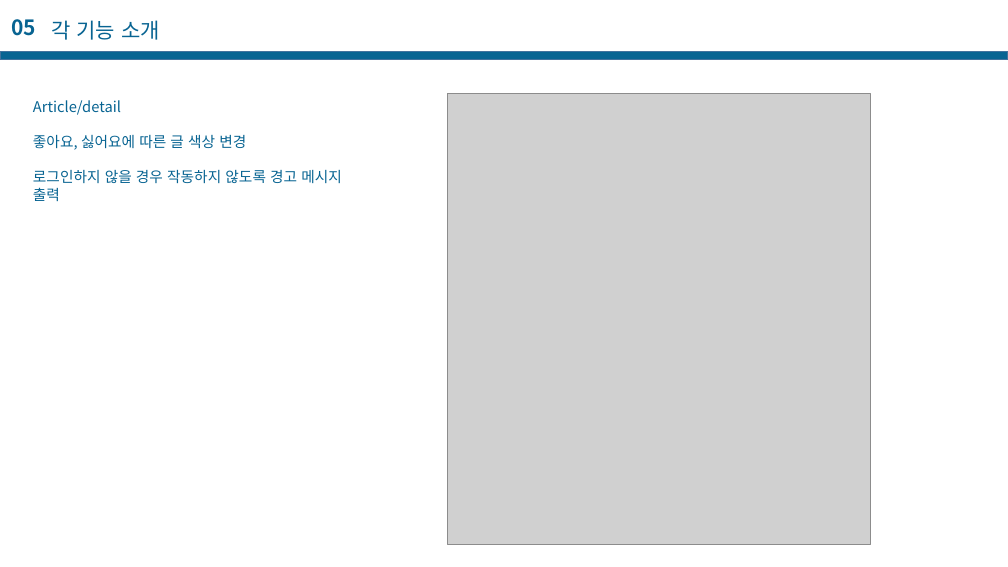
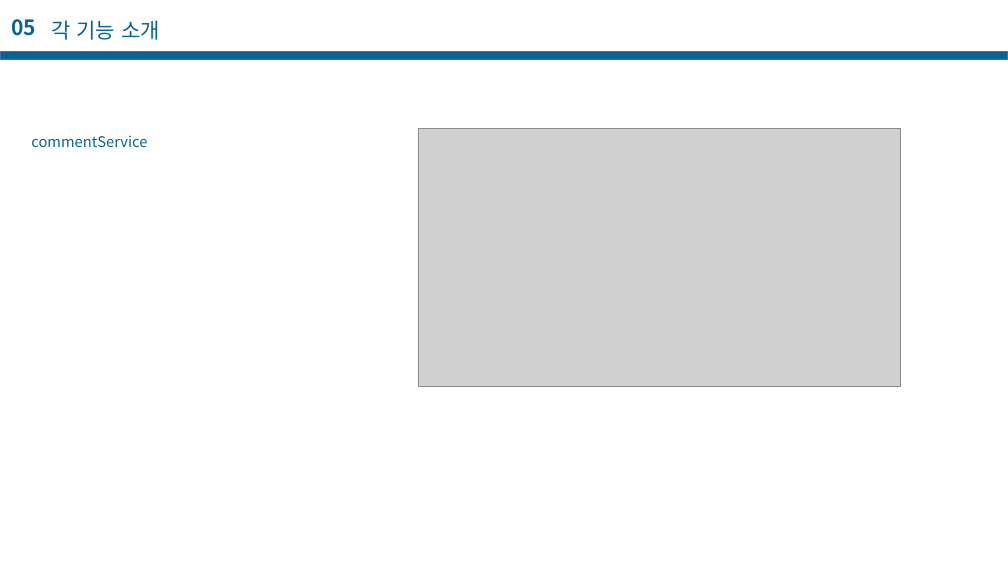
Before and after one commit to casatoo/EducationManager, a slide deck: slide 77 of 프로젝트 기술서.pptx. Drawn at 1008x567 pixels with LibreOffice and Linux fonts; fonts in the diff are those of the drawing; grey boxes stand for pictures. Boxes give left, top, right and bottom in pixels: in the first picture for what was removed or moved away, otherwise in the second. Text is boxed around its words. In the diff, an @@ line names an element or a change of style, - is before the commit and + after.

```diff
--- a/프로젝트 기술서.pptx
+++ b/프로젝트 기술서.pptx
@@ text at box(31, 135, 147, 147): text changed @@
-Article/detail
-좋아요, 싫어요에 따른 글 색상 변경
-로그인하지 않을 경우 작동하지 않도록 경고 메시지 출력
+commentService
@@ picture: place and size @@
-picture at box(448, 94, 871, 544)
+picture at box(418, 129, 901, 386)
```
Also in this commit, not shown: 4 other slides changed, 9 slides added, 5 other files.
